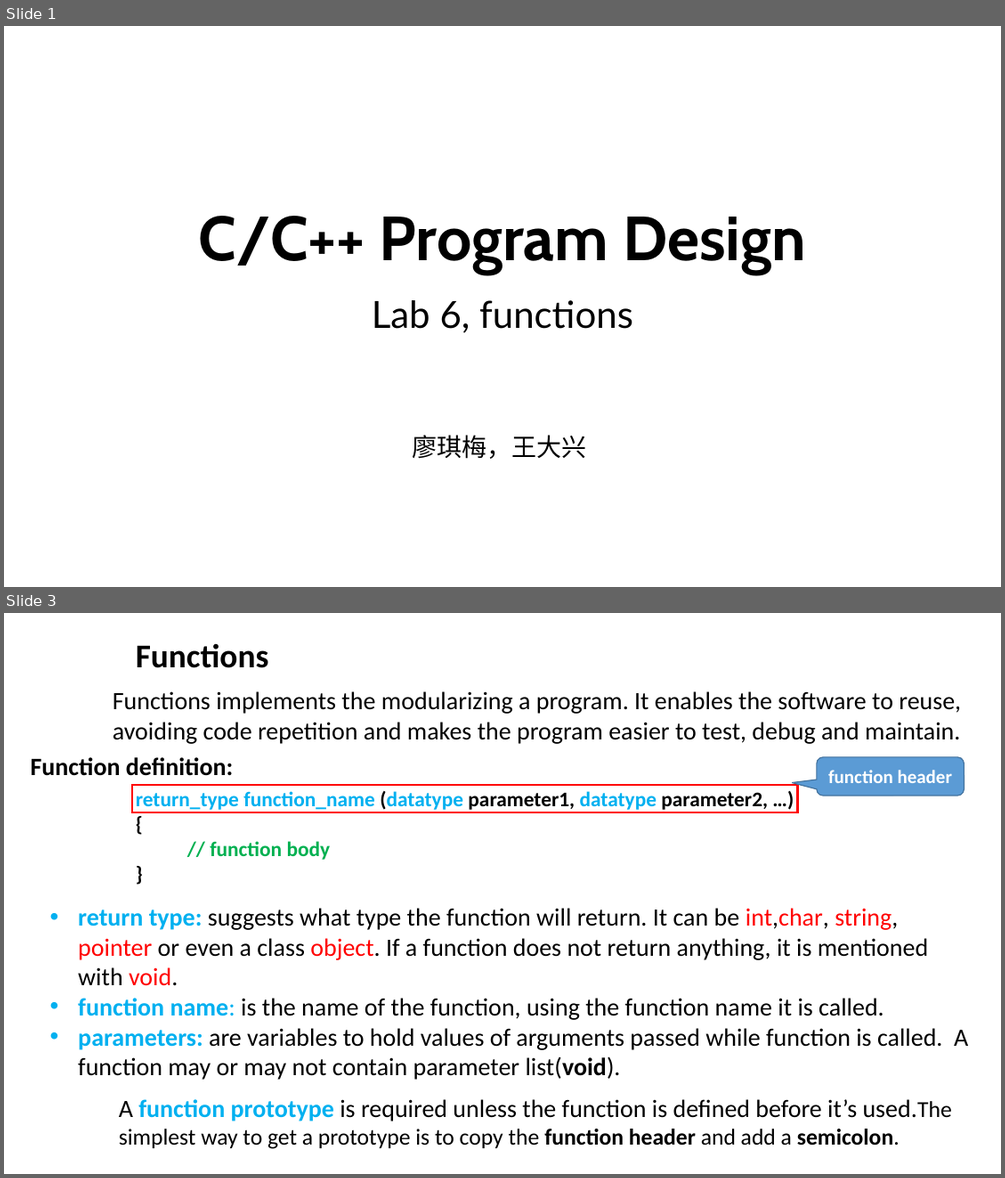
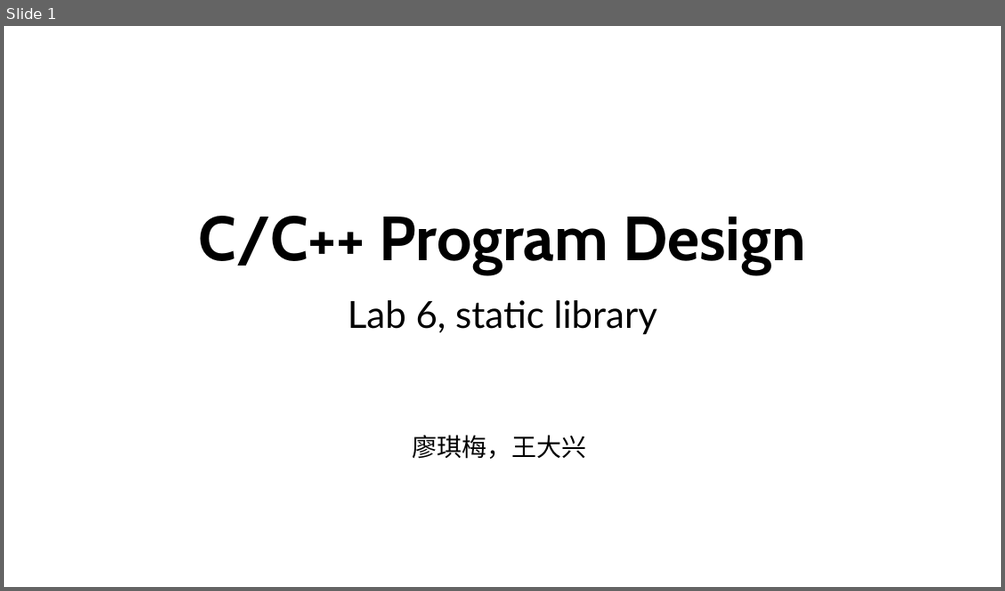
Before and after one commit to ShiqiYu/CPP, a slide deck: week06/Lab06.pptx. Shown one above the other, each under a label of ours: slides 1 and 3 before the commit, slide 1 after it; the slides between them are not shown. The pictures are 1005x1178 and 1005x591 pixels, drawn with LibreOffice and Linux fonts; fonts in the diff are those of the drawing; background and template pictures are left out. Boxes give left, top, right and bottom in pixels: in the first picture for what was removed or moved away, otherwise in the second. Text is boxed around its words. In the diff, an @@ line names an element or a change of style, - is before the commit and + after.

```diff
--- a/week06/Lab06.pptx
+++ b/week06/Lab06.pptx
@@ slide 3 removed at box(4, 613, 1001, 1174), background #FFFFFF @@
@@ text removed at box(136, 644, 269, 668) @@
-Functions
@@ text removed at box(113, 691, 961, 744) @@
-Functions implements the modularizing a program. It enables the software to reuse, avoiding code repetition and makes the program easier to test, debug and maintain.
@@ text removed at box(31, 757, 233, 776) @@
-Function definition:
@@ rounded speech box removed at box(817, 757, 964, 795) @@
-function header
@@ rectangle removed at box(133, 785, 798, 812) @@
@@ text removed at box(136, 791, 768, 860) @@
-return_type function_name (datatype parameter1, datatype parameter2, …)
-{
-// function body
-}
@@ text removed at box(78, 908, 968, 1079) @@
-• return type: suggests what type the function will return. It can be int,char, string, pointer or even a class object. If a function does not return anything, it is mentioned with void.
-• function name: is the name of the function, using the function name it is called.
-• parameters: are variables to hold values of arguments passed while function is called. A function may or may not contain parameter list(void).
@@ text removed at box(119, 1099, 952, 1149) @@
-A function prototype is required unless the function is defined before it’s used.The simplest way to get a prototype is to copy the function header and add a semicolon.
@@ slide 1 changed as well @@
@@ subtitle at box(348, 300, 657, 335): text changed @@
-Lab 6, functions
+Lab 6, static library
```
Also in this commit, not shown: 3 other slides changed, 9 slides added, 39 other slides removed, 4 other files.
